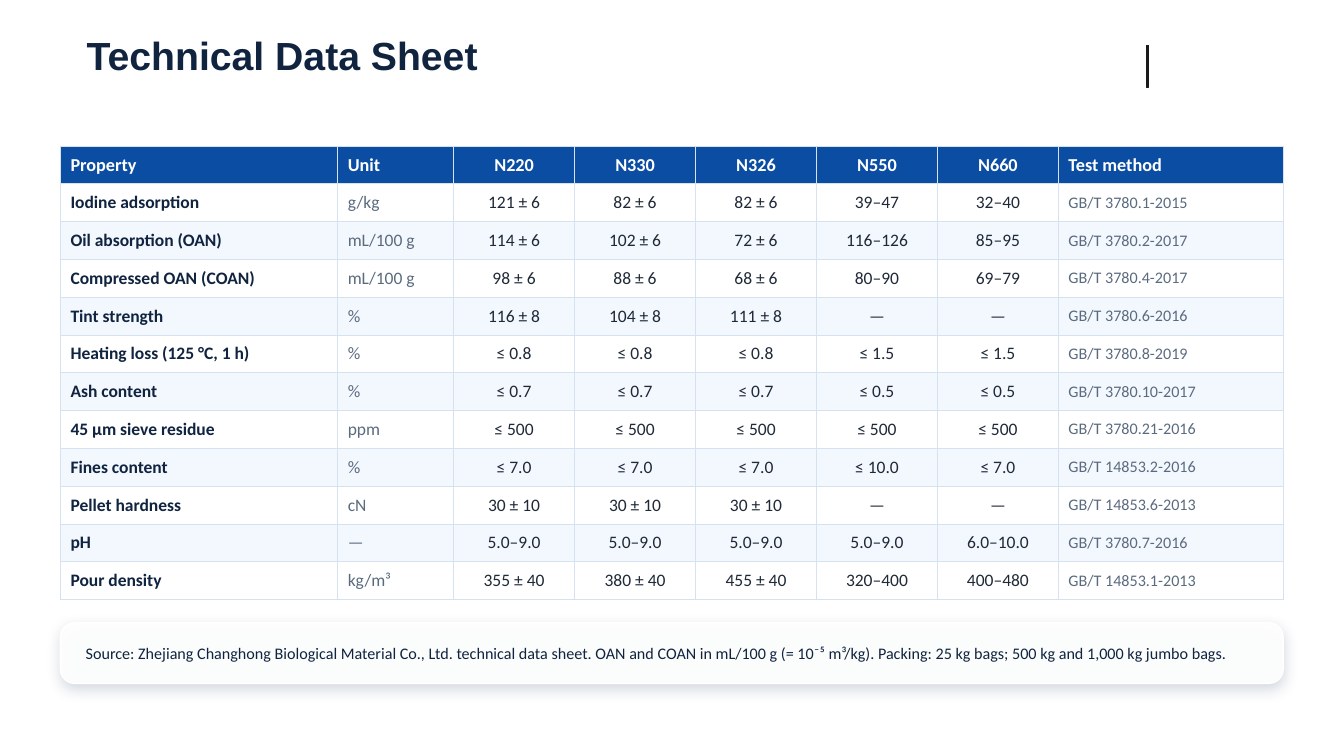
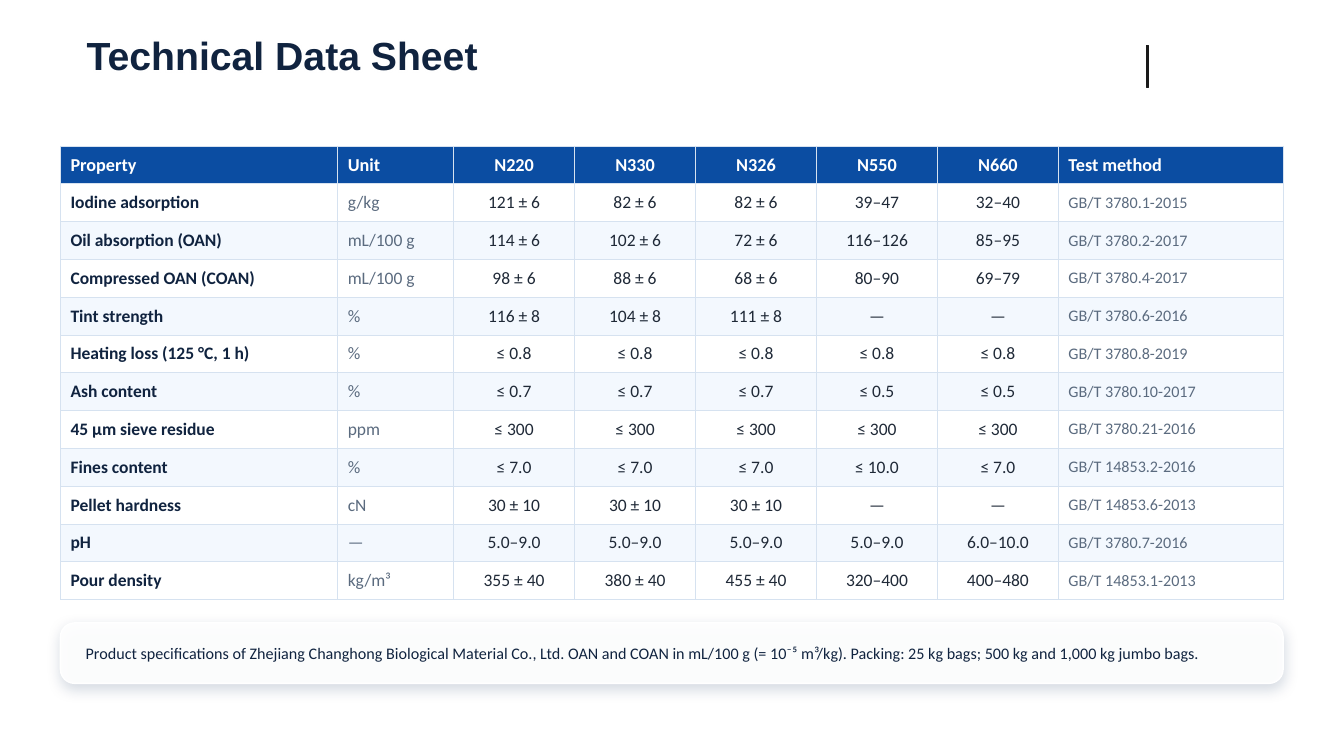
Before and after one commit to smallyinzei/keyuan, a slide deck: slide 19 of Changhong_Carbon_Black_Presentation_EN.pptx. Drawn at 1344x756 pixels with LibreOffice and Linux fonts; fonts in the diff are those of the drawing; background and template pictures are left out. Boxes give left, top, right and bottom in pixels: in the first picture for what was removed or moved away, otherwise in the second. Text is boxed around its words. In the diff, an @@ line names an element or a change of style, - is before the commit and + after.

```diff
--- a/Changhong_Carbon_Black_Presentation_EN.pptx
+++ b/Changhong_Carbon_Black_Presentation_EN.pptx
@@ table at box(60, 146, 1284, 593) @@
-row 6, column 6: ≤ 1.5
+row 6, column 6: ≤ 0.8
-row 6, column 7: ≤ 1.5
+row 6, column 7: ≤ 0.8
-row 8: 45 µm sieve residue | ppm | ≤ 500 | ≤ 500 | ≤ 500 | ≤ 500 | ≤ 500 | GB/T 3780.21-2016
+row 8: 45 µm sieve residue | ppm | ≤ 300 | ≤ 300 | ≤ 300 | ≤ 300 | ≤ 300 | GB/T 3780.21-2016
@@ text at box(86, 646, 1198, 662): text changed @@
-Source: Zhejiang Changhong Biological Material Co., Ltd. technical data sheet. OAN and COAN in mL/100 g (= 10⁻⁵ m³/kg). Packing: 25 kg bags; 500 kg and 1,000 kg jumbo bags.
+Product specifications of Zhejiang Changhong Biological Material Co., Ltd. OAN and COAN in mL/100 g (= 10⁻⁵ m³/kg). Packing: 25 kg bags; 500 kg and 1,000 kg jumbo bags.
```
Also in this commit, not shown: 5 other slides changed.
